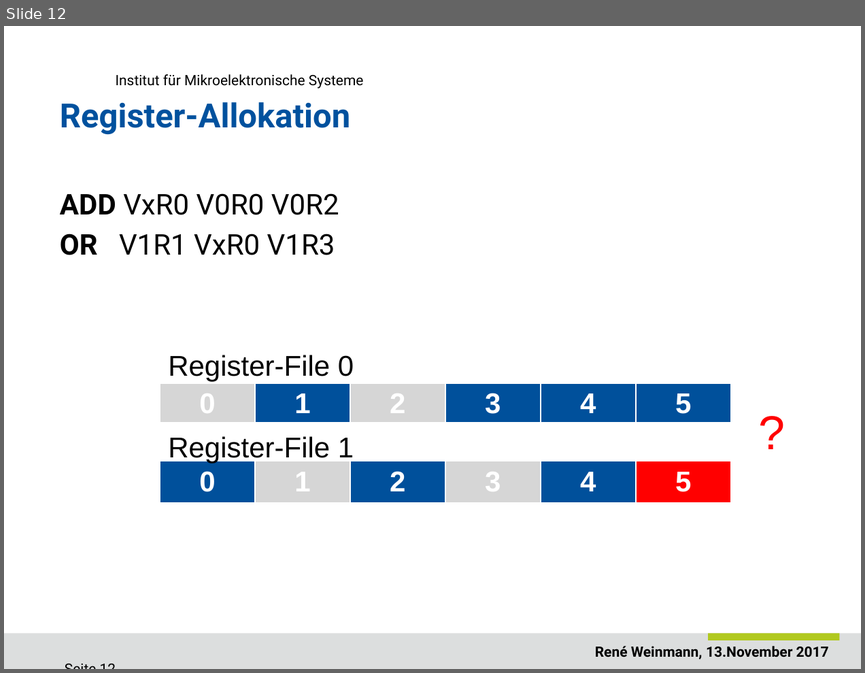
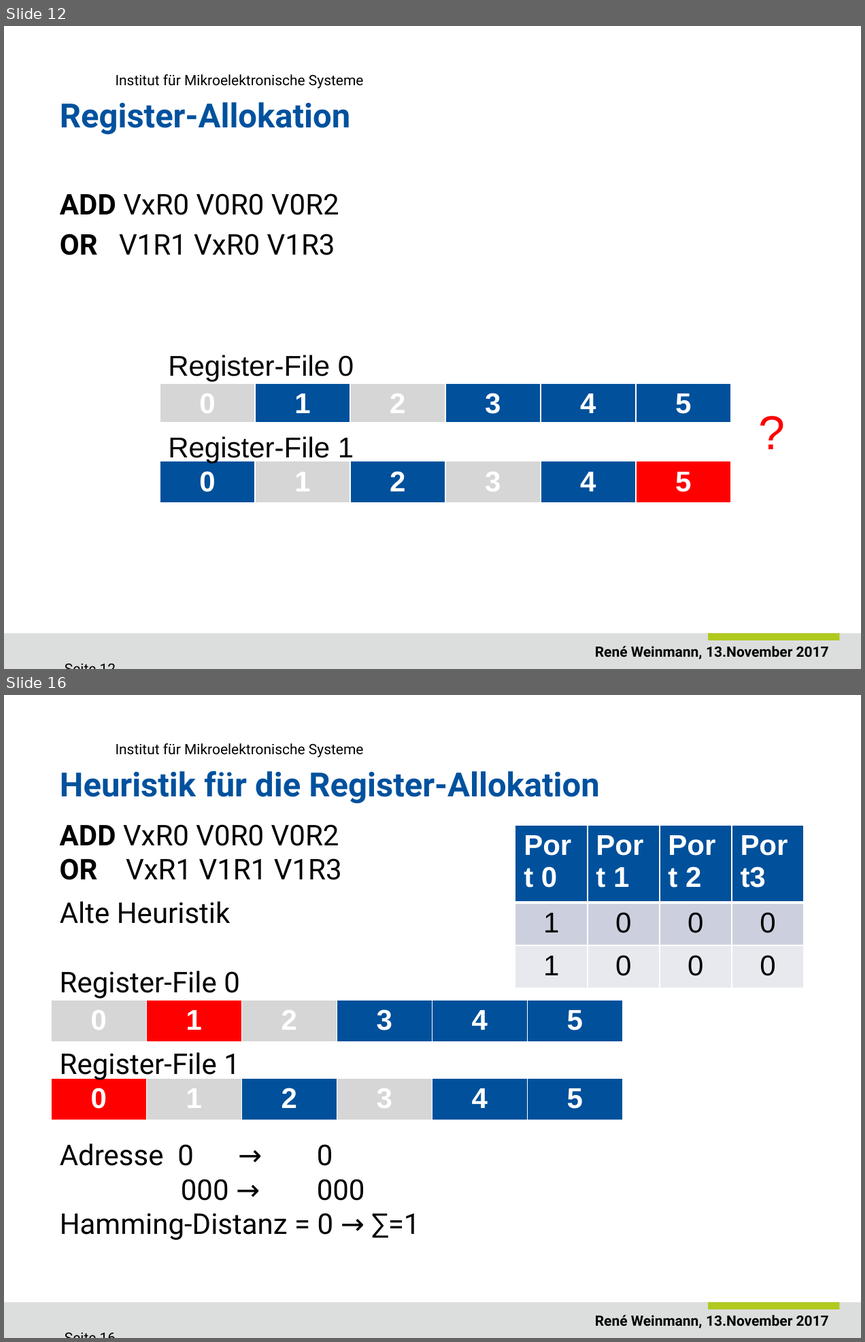
Before and after one commit to ReneWeinmann/Masterarbeit, a slide deck: Presentation_Rene_Weinmann.pptx. Shown one above the other, each under a label of ours: slide 12 before the commit, slides 12 and 16 after it; the slides between them are not shown. The pictures are 865x673 and 865x1342 pixels, drawn with LibreOffice and Linux fonts; fonts in the diff are those of the drawing; background and template pictures are left out. Boxes give left, top, right and bottom in pixels: in the first picture for what was removed or moved away, otherwise in the second. Text is boxed around its words. In the diff, an @@ line names an element or a change of style, - is before the commit and + after.

```diff
--- a/Presentation_Rene_Weinmann.pptx
+++ b/Presentation_Rene_Weinmann.pptx
@@ slide 16 added at [4, 695, 861, 1338], background #FFFFFF; not listed: 4 template elements that a slide beside it also shows @@
@@ title added at [60, 770, 599, 803], 28 pt, text #00519E, bold @@
+Heuristik für die Register-Allokation
@@ text added at [60, 824, 342, 880], 24 pt, text #000000 @@
+ADD VxR0 V0R0 V0R2
+OR VxR1 V1R1 V1R3
@@ table added at [515, 826, 804, 979], 3 rows, 4 columns @@
+Port 0 | Port 1 | Port 2 | Port3
+1 | 0 | 0 | 0
+1 | 0 | 0 | 0
@@ text added at [60, 901, 230, 923], 24 pt, text #000000 @@
+Alte Heuristik
@@ text added at [60, 970, 240, 998], 24 pt, text #000000 @@
+Register-File 0
@@ table added at [51, 1000, 621, 1035], 1 rows, 6 columns @@
+0 | 1 | 2 | 3 | 4 | 5
@@ text added at [60, 1052, 240, 1081], 24 pt, text #000000 @@
+Register-File 1
@@ table added at [51, 1078, 621, 1113], 1 rows, 6 columns @@
+0 | 1 | 2 | 3 | 4 | 5
@@ text added at [60, 1143, 419, 1240], 24 pt, text #000000 @@
+Adresse 0 → 0
+000 → 000
+Hamming-Distanz = 0 → ∑=1
```
Also in this commit, not shown: 10 slides changed, 2 other slides added.
